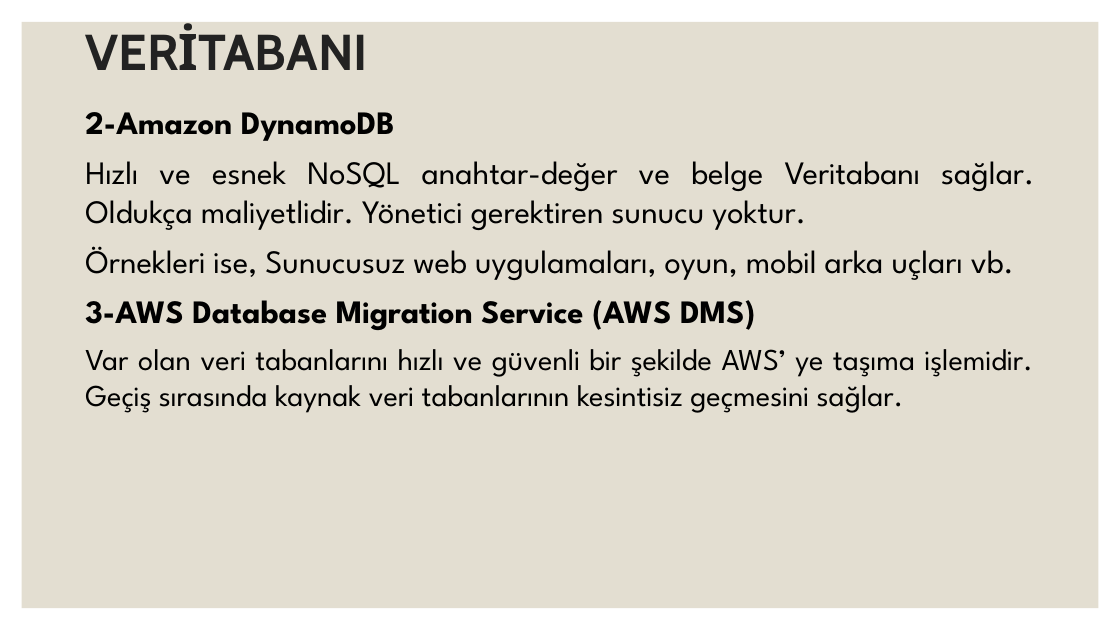
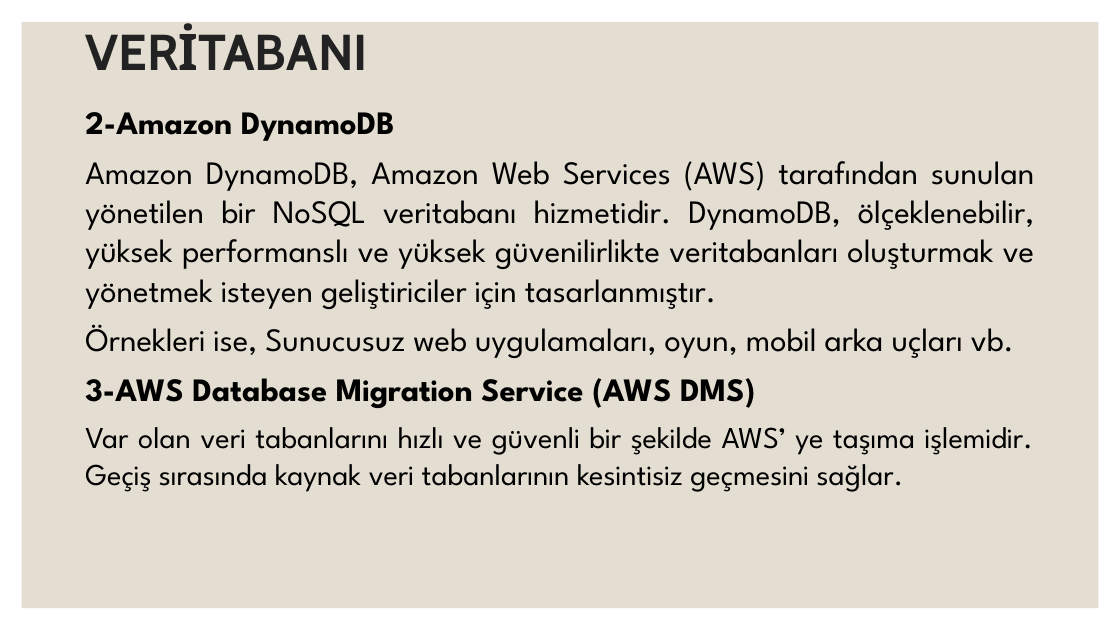
Before and after one commit to bugraklcc/AWS101, a slide deck: slide 23 of AMAZON WEB SERVİSLERİ.pptx. Drawn at 1120x630 pixels with LibreOffice and Linux fonts; fonts in the diff are those of the drawing. Boxes give left, top, right and bottom in pixels: in the first picture for what was removed or moved away, otherwise in the second. Text is boxed around its words. In the diff, an @@ line names an element or a change of style, - is before the commit and + after.

```diff
--- a/AMAZON WEB SERVİSLERİ.pptx
+++ b/AMAZON WEB SERVİSLERİ.pptx
@@ text at box(85, 161, 1034, 309): text changed @@
-Hızlı ve esnek NoSQL anahtar-değer ve belge Veritabanı sağlar. Oldukça maliyetlidir. Yönetici gerektiren sunucu yoktur.
+Amazon DynamoDB, Amazon Web Services (AWS) tarafından sunulan yönetilen bir NoSQL veritabanı hizmetidir. DynamoDB, ölçeklenebilir, yüksek performanslı ve yüksek güvenilirlikte veritabanları oluşturmak ve yönetmek isteyen geliştiriciler için tasarlanmıştır.
```
Also in this commit, not shown: 3 other slides changed, 1 slide added.
